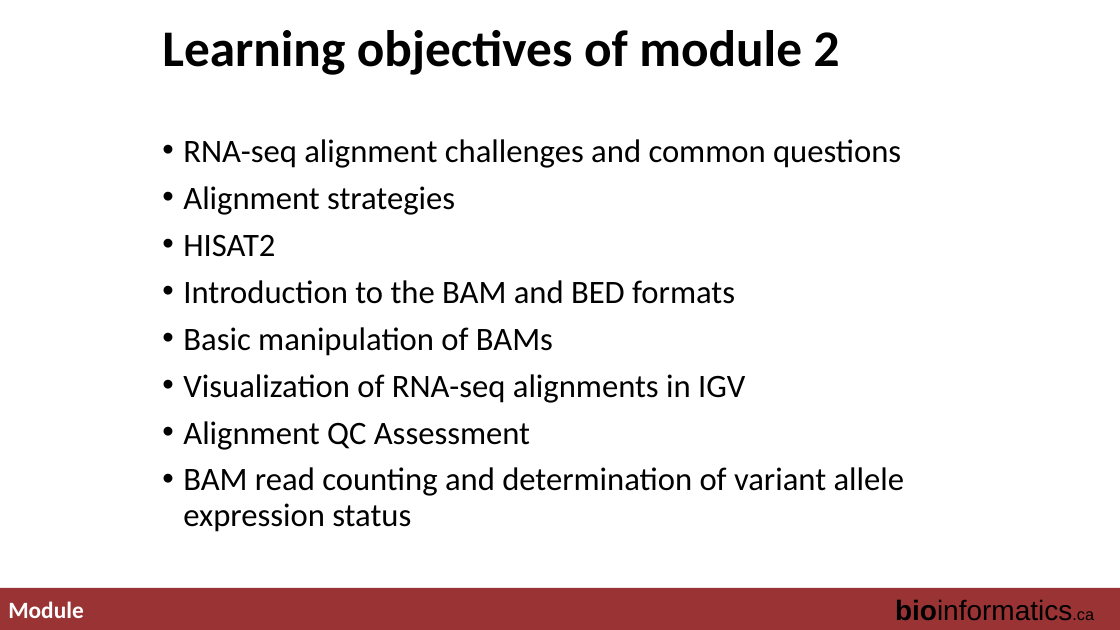
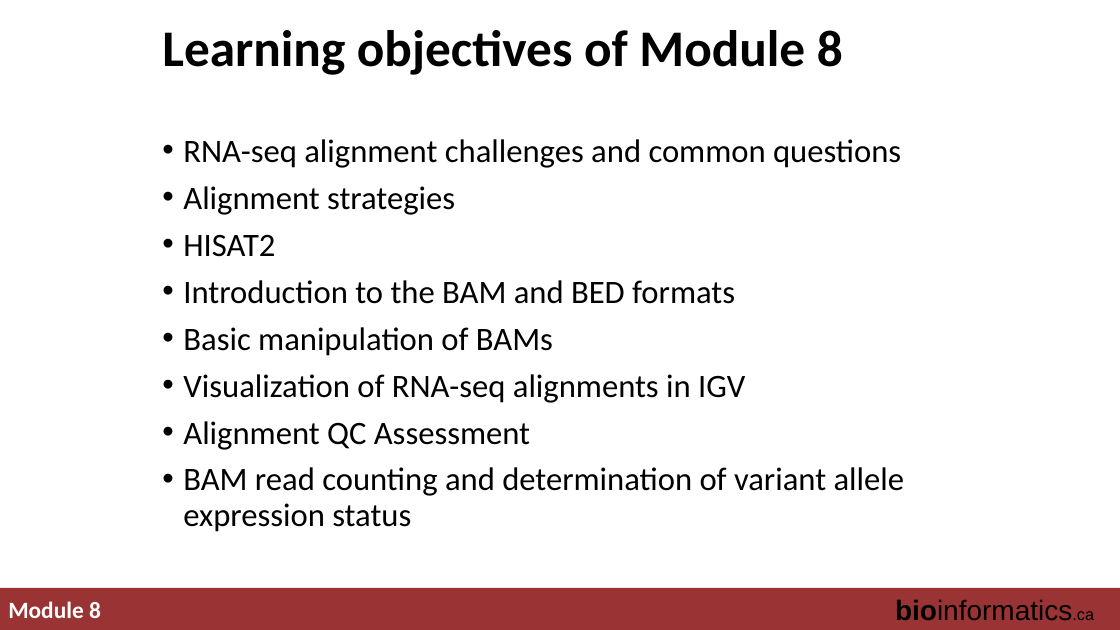
Before and after one commit to griffithlab/rnabio.org, a slide deck: slide 5 of assets/lectures/cbw-cshl/2019/full/RNASeq_Module2_Lecture.pptx. Drawn at 1120x630 pixels with LibreOffice and Linux fonts; fonts in the diff are those of the drawing. Boxes give left, top, right and bottom in pixels: in the first picture for what was removed or moved away, otherwise in the second. Text is boxed around its words. In the diff, an @@ line names an element or a change of style, - is before the commit and + after.

Commit message:
update module numbers

```diff
--- a/assets/lectures/cbw-cshl/2019/full/RNASeq_Module2_Lecture.pptx
+++ b/assets/lectures/cbw-cshl/2019/full/RNASeq_Module2_Lecture.pptx
@@ title at [162, 30, 843, 75]: text changed @@
-Learning objectives of module 2
+Learning objectives of Module 8
@@ text at [8, 601, 101, 618]: text changed @@
-Module
+Module 8
```
Also in this commit, not shown: 39 other slides changed, 1 slide removed, 4 other files.
